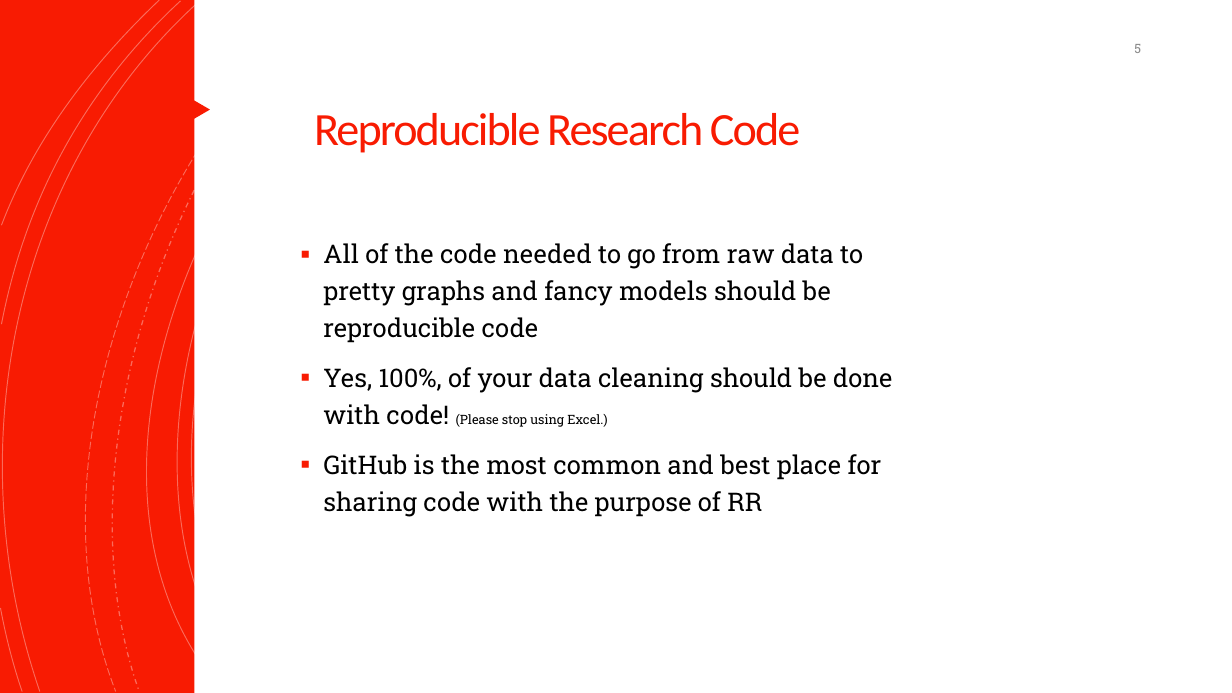
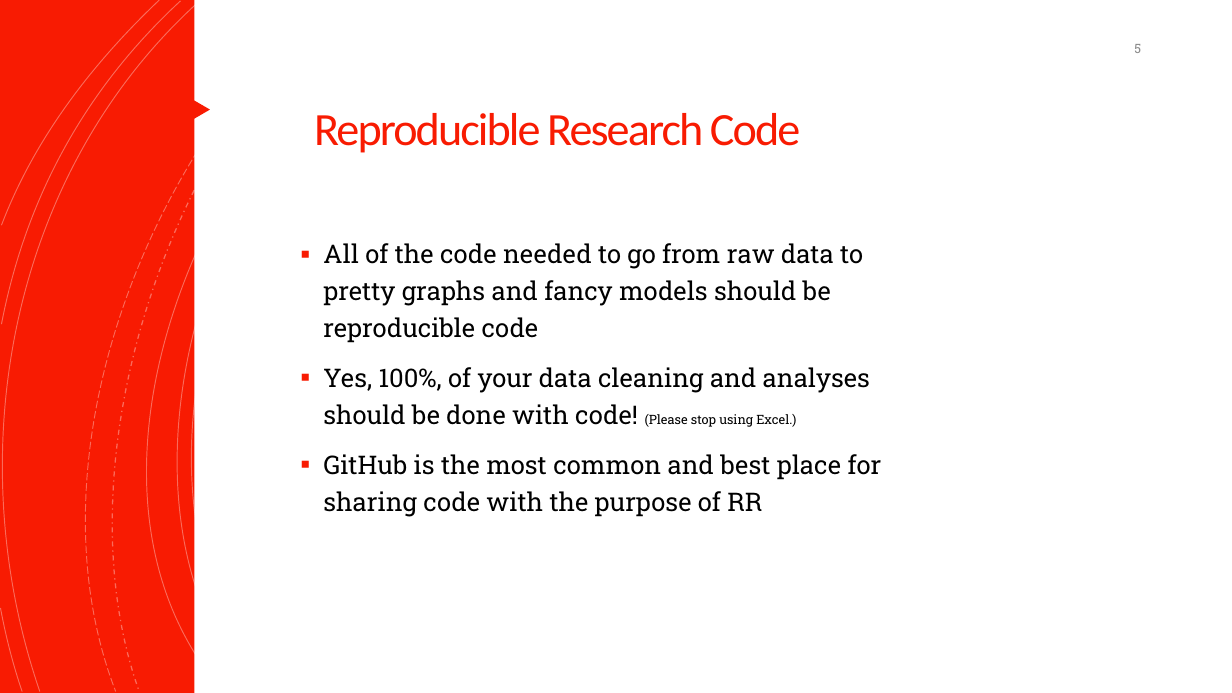
Before and after one commit to NeuroShepherd/R_Coding_Presentations, a slide deck: slide 5 of RStudio, Git, and Github/RStudio_Git_Github.pptx. Drawn at 1232x693 pixels with LibreOffice and Linux fonts; fonts in the diff are those of the drawing. Boxes give left, top, right and bottom in pixels: in the first picture for what was removed or moved away, otherwise in the second. Text is boxed around its words. In the diff, an @@ line names an element or a change of style, - is before the commit and + after.

```diff
--- a/RStudio, Git, and Github/RStudio_Git_Github.pptx
+++ b/RStudio, Git, and Github/RStudio_Git_Github.pptx
@@ text at [323,367,870,427]: text changed @@
-▪ Yes, 100%, of your data cleaning should be done with code! (Please stop using Excel.)
+▪ Yes, 100%, of your data cleaning and analyses should be done with code! (Please stop using Excel.)
```
Also in this commit, not shown: 7 other slides changed, 4 slides added, 3 other files.
